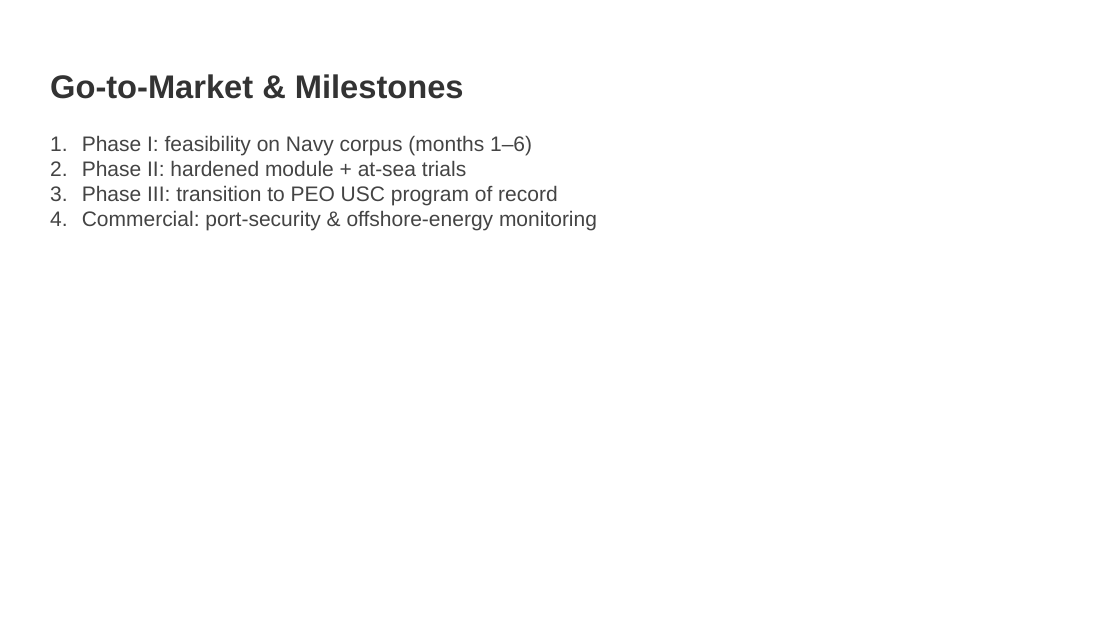
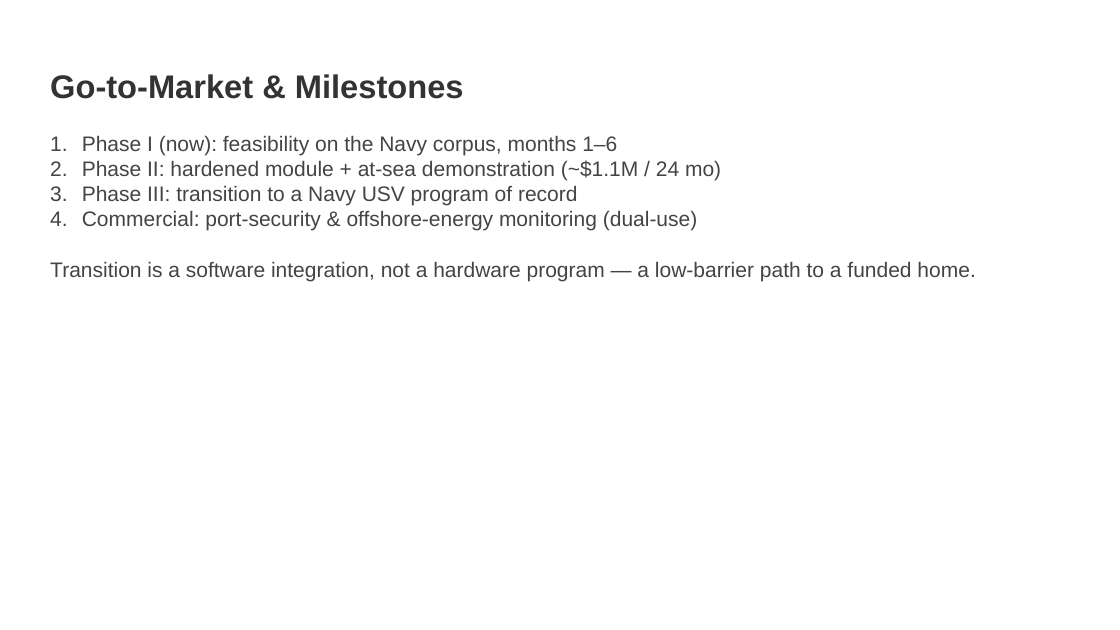
Before and after one commit to ubi-wagner/govwin, a slide deck: slide 4 of docs/sample-proposal/Aerivio_Commercialization.pptx. Drawn at 1120x630 pixels with LibreOffice and Linux fonts; fonts in the diff are those of the drawing. Boxes give left, top, right and bottom in pixels: in the first picture for what was removed or moved away, otherwise in the second. Text is boxed around its words. In the diff, an @@ line names an element or a change of style, - is before the commit and + after.

```diff
--- a/docs/sample-proposal/Aerivio_Commercialization.pptx
+++ b/docs/sample-proposal/Aerivio_Commercialization.pptx
@@ text at bbox=[82, 135, 721, 231]: text changed @@
-1. Phase I: feasibility on Navy corpus (months 1–6)
-2. Phase II: hardened module + at-sea trials
-3. Phase III: transition to PEO USC program of record
-4. Commercial: port-security & offshore-energy monitoring
+1. Phase I (now): feasibility on the Navy corpus, months 1–6
+2. Phase II: hardened module + at-sea demonstration (~$1.1M / 24 mo)
+3. Phase III: transition to a Navy USV program of record
+4. Commercial: port-security & offshore-energy monitoring (dual-use)
@@ text added at bbox=[50, 261, 975, 281], 18 pt, text #444444 @@
+Transition is a software integration, not a hardware program — a low-barrier path to a funded home.
```
Also in this commit, not shown: 4 other slides changed, 12 other files.
